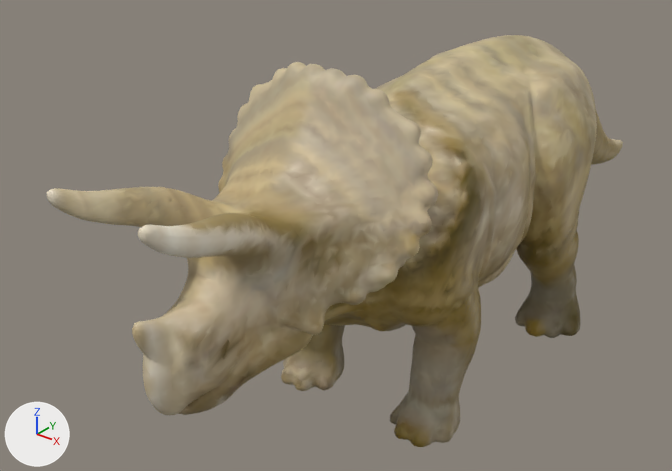
Before and after pictures for a commit that changed the glTF model assets/triceratops_rigged.glb.
Before and after are seen from a camera (50 mm lens) standing at (2.31, -3.86, 2.81) and looking at (-0.42, -0.46, 0.7). The lights are fixed; the arrows at lower left show +X, +Y and +Z. The first picture is the older version.

Names of what the first picture shows: 'TriceratopsMesh'.
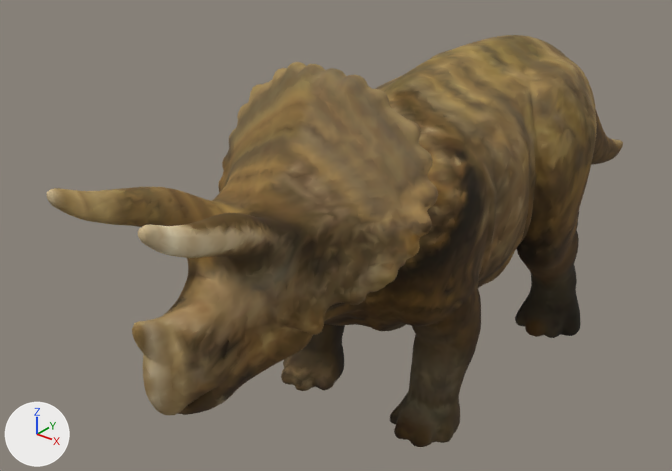
Pixel boxes (x1, y1, x2, y2) of what changed, in the pictures (672 x 471 px):
```json
{"part": 1, "of": "me_triceratops", "change": "recoloured", "before": [186, 113, 618, 447], "after": [186, 113, 618, 447], "on screen": "darker"}
{"part": 2, "of": "me_triceratops", "change": "recoloured", "before": [172, 68, 621, 443], "after": [172, 68, 621, 443]}
{"part": 3, "of": "me_triceratops", "change": "recoloured", "before": [47, 35, 623, 415], "after": [47, 35, 623, 415], "on screen": "beige to brown"}
```

Scene script edits in JSON lines:
```json
{"block": "me_triceratops", "where": "me_triceratops.from_pydata(...)  # 35000 vertices, 69999 faces; spans x -0.56..0.56, y -2.23..2.23, z 0.0..1.8"}
{"block": "me_triceratops", "where": "# used by ob_triceratopsmesh; location = (0.0, 0.0, 0.0)"}
{"block": "me_triceratops", "change": "me_triceratops part 1: 25594 faces centred in x -0.56..0.56, y -1.94..2.08, z 0.0..1.54 are repainted in the vertex colours; the middle colour goes from yellow #8f7a40 to brown #47320d"}
{"block": "me_triceratops", "change": "me_triceratops part 2: 11315 faces centred in x -0.56..0.56, y -2.01..2.12, z 0.0..1.74 are repainted in the vertex colours; the middle colour goes from brown #a79368 to brown #624922"}
{"block": "me_triceratops", "change": "me_triceratops part 3: 33090 faces centred in x -0.56..0.56, y -2.23..2.22, z 0.0..1.8 are repainted in the vertex colours; the middle colour goes from beige #bfad87 to brown #856a3d"}
```
